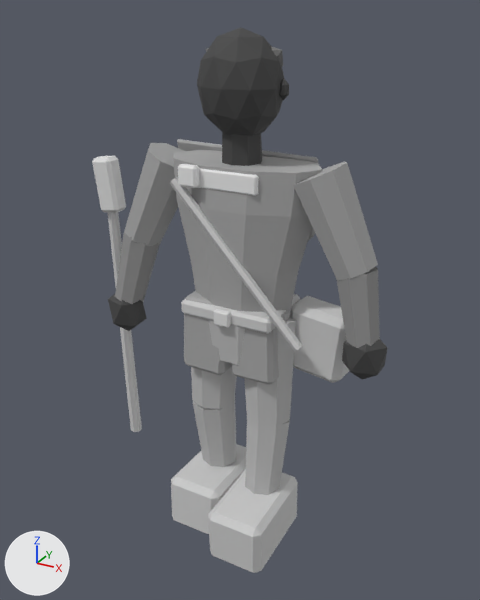
One commit to the glTF model assets/exports/npc/npc_scout_contact_r_v01.glb: the scene before it, then after it.
Both versions are drawn from a 50 mm lens placed at (1.139, -2.088, 2.082), pointed at (-0.002, -0.013, 1.044). Lighting does not change. The marker at lower left points along +X, +Y and +Z. The picture after the commit comes second. Vertices at exactly the same position are counted once.

Names of what the first picture shows: 'GEO_npc_scout_contact_r_v01'.
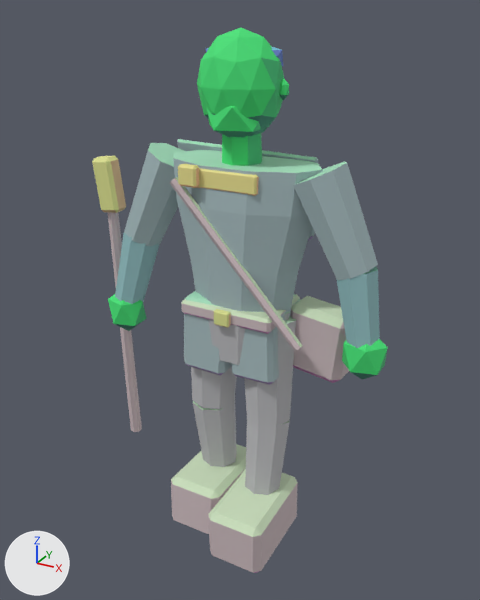
Boxes [x1, y1, x2, y2] around the edits, measured in the pictures (480 x 600 px):
part 1 of me_geo_npc_scout_contact_r_v01, added (green): after [206, 106, 270, 138]
part 2 of me_geo_npc_scout_contact_r_v01, recoloured: [92, 27, 388, 573] in both

What the commit changed:
me_geo_npc_scout_contact_r_v01 is used by ob_geo_npc_scout_contact_r_v01; location (0.0, 0.0, 0.0).
me_geo_npc_scout_contact_r_v01 had 602 vertices, 1084 faces and spanned x -0.66..0.59, y -0.31..0.22, z -0.01..2.02.
me_geo_npc_scout_contact_r_v01 now has 614 vertices, 1104 faces and spans x -0.66..0.59, y -0.31..0.22, z -0.01..2.02.
me_geo_npc_scout_contact_r_v01 part 1: a new loose piece, an icosphere of 20 faces spanning x -0.11..0.11, y -0.14..0.07, z 1.66..1.83, in mat_mat_npc_indexed.
me_geo_npc_scout_contact_r_v01 part 2: 1084 kept faces spanning x -0.66..0.59, y -0.31..0.22, z -0.01..2.02 get new vertex colours.
